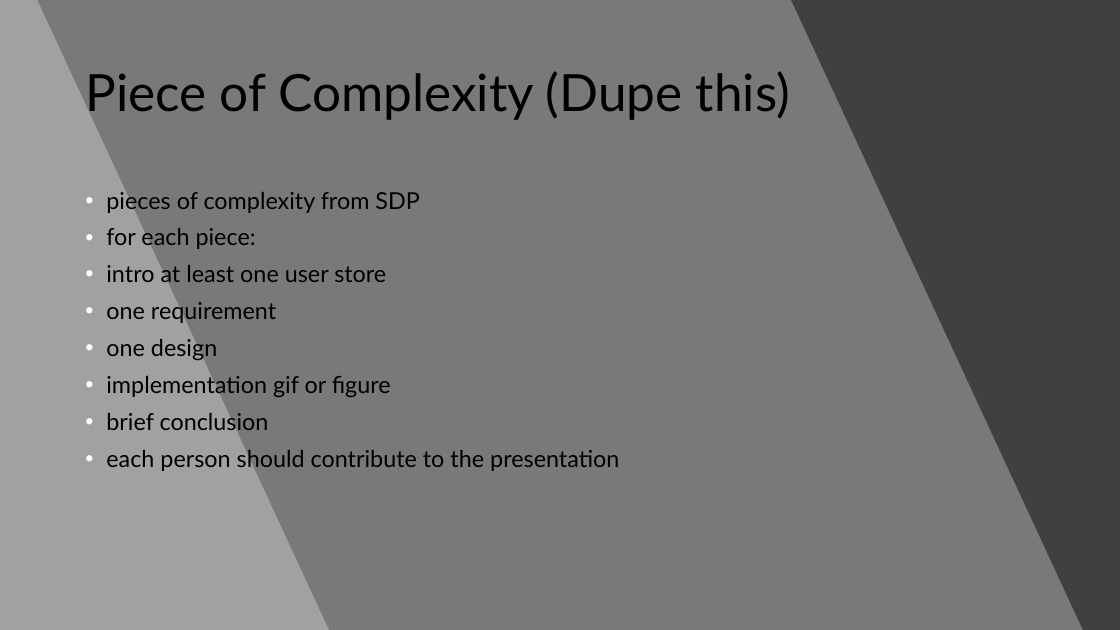
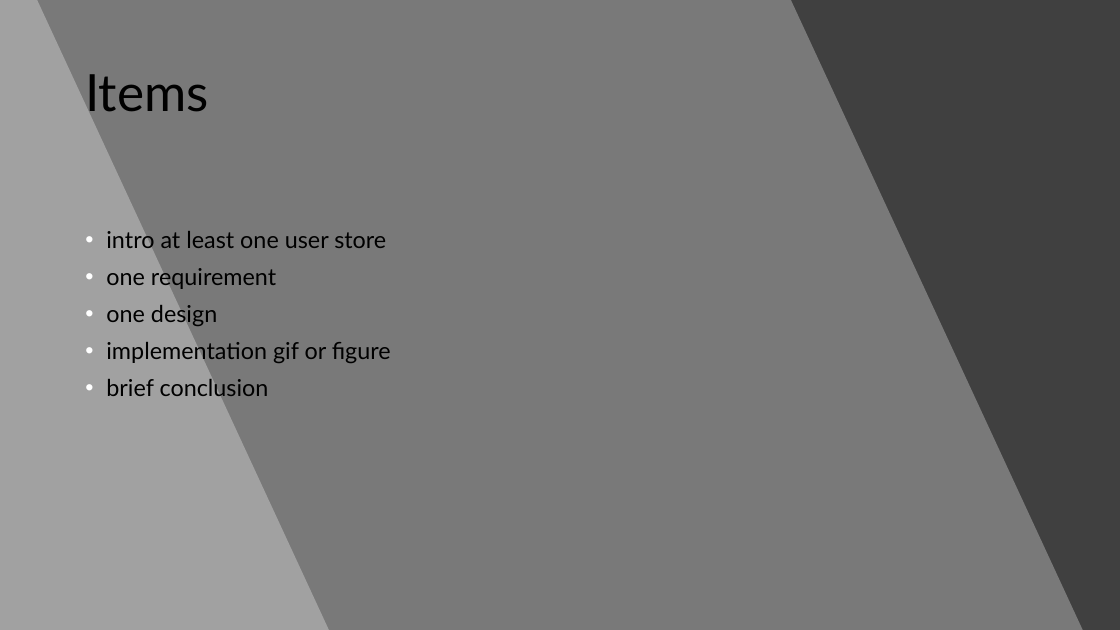
Before and after one commit to WSU-cshimizu/ceg4110-group-project-no-grads, a slide deck: slide 6 of presentation materials/PresentationPowerpoint.pptx (slide 5 before the commit). Drawn at 1120x630 pixels with LibreOffice and Linux fonts; fonts in the diff are those of the drawing. Boxes give left, top, right and bottom in pixels: in the first picture for what was removed or moved away, otherwise in the second. Text is boxed around its words. In the diff, an @@ line names an element or a change of style, - is before the commit and + after.

```diff
--- a/presentation materials/PresentationPowerpoint.pptx
+++ b/presentation materials/PresentationPowerpoint.pptx
@@ title at (85,74,208,112): text changed @@
-Piece of Complexity (Dupe this)
+Items
@@ text at (106,192,419,249): paragraphs removed @@
-• pieces of complexity from SDP
-• for each piece:
@@ text at (106,450,619,471): paragraph removed @@
-• each person should contribute to the presentation
```
Also in this commit, not shown: 2 other slides changed, 2 slides added.
